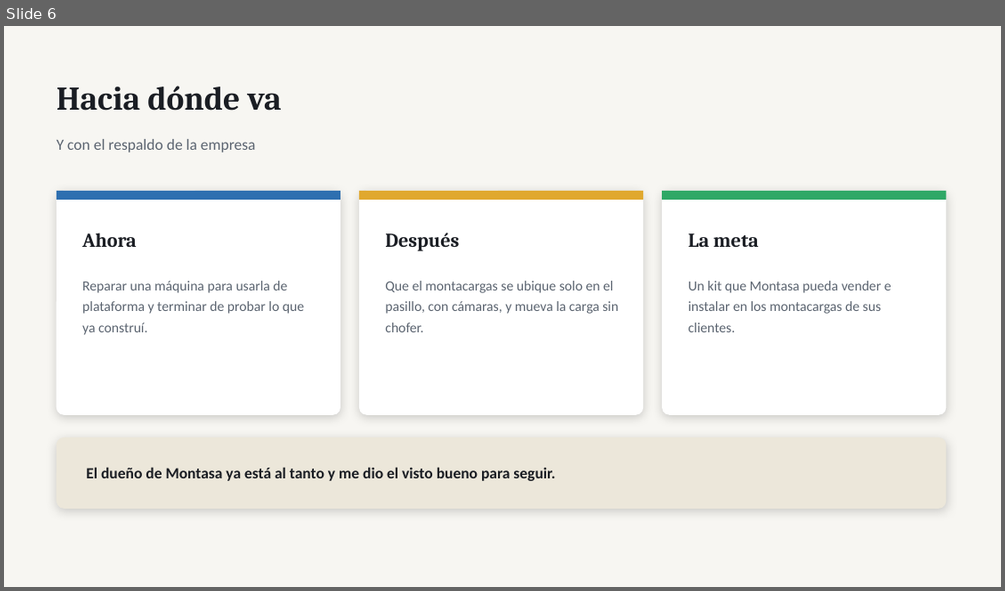
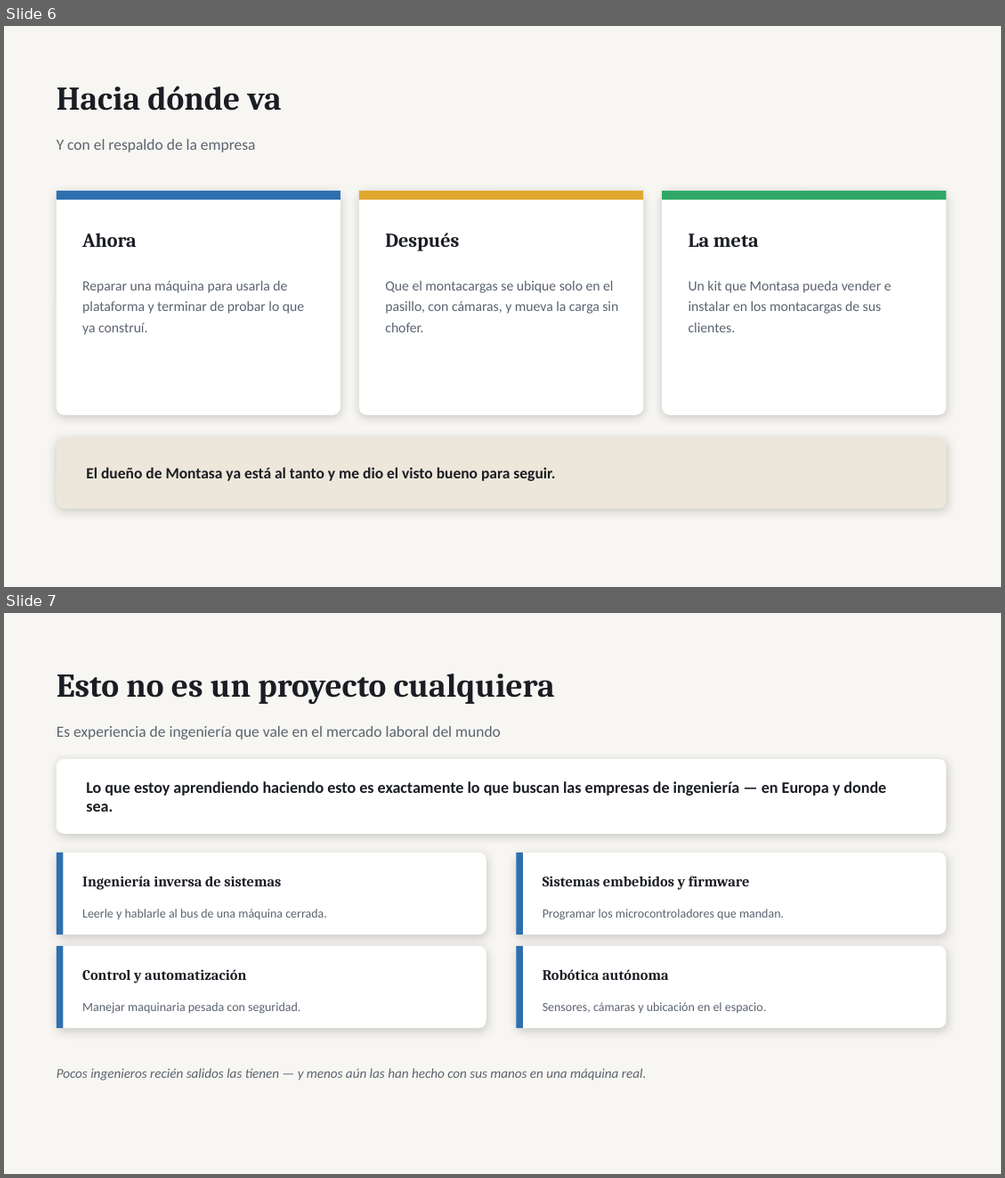
Before and after one commit to Rodzilla-TheCreator/tata, a slide deck: presentaciones/TaTa_Para_mis_papas.pptx. Shown one above the other, each under a label of ours: slide 6 before the commit, slides 6 and 7 after it. The pictures are 1005x591 and 1005x1178 pixels, drawn with LibreOffice and Linux fonts; fonts in the diff are those of the drawing. Boxes give left, top, right and bottom in pixels: in the first picture for what was removed or moved away, otherwise in the second. Text is boxed around its words. In the diff, an @@ line names an element or a change of style, - is before the commit and + after.

```diff
--- a/presentaciones/TaTa_Para_mis_papas.pptx
+++ b/presentaciones/TaTa_Para_mis_papas.pptx
@@ slide 7 added at [4, 613, 1001, 1174], background #F7F6F2 @@
@@ text added at [57, 674, 555, 704], 32 pt, text #1A1D23, bold @@
+Esto no es un proyecto cualquiera
@@ text added at [57, 726, 501, 739], 15 pt, text #5B6470 @@
+Es experiencia de ingeniería que vale en el mercado laboral del mundo
@@ rounded rectangle added at [57, 759, 947, 834], fill #FFFFFF @@
@@ text added at [86, 781, 886, 811], 15.5 pt, text #1A1D23, bold @@
+Lo que estoy aprendiendo haciendo esto es exactamente lo que buscan las empresas de ingeniería — en Europa y donde sea.
@@ rounded rectangle added at [57, 852, 486, 934], fill #FFFFFF @@
@@ rectangle added at [57, 852, 63, 934], fill #2E6FB0 @@
@@ rounded rectangle added at [517, 852, 947, 934], fill #FFFFFF @@
@@ rectangle added at [517, 852, 523, 934], fill #2E6FB0 @@
@@ text added at [82, 876, 281, 890], 14 pt, text #1A1D23, bold @@
+Ingeniería inversa de sistemas
@@ text added at [542, 876, 750, 890], 14 pt, text #1A1D23, bold @@
+Sistemas embebidos y firmware
@@ text added at [82, 908, 327, 919], 12 pt, text #5B6470 @@
+Leerle y hablarle al bus de una máquina cerrada.
@@ text added at [542, 908, 784, 920], 12 pt, text #5B6470 @@
+Programar los microcontroladores que mandan.
@@ rounded rectangle added at [57, 946, 486, 1028], fill #FFFFFF @@
@@ rectangle added at [57, 946, 63, 1028], fill #2E6FB0 @@
@@ rounded rectangle added at [517, 946, 947, 1028], fill #FFFFFF @@
@@ rectangle added at [517, 946, 523, 1028], fill #2E6FB0 @@
@@ text added at [82, 969, 246, 983], 14 pt, text #1A1D23, bold @@
+Control y automatización
@@ text added at [542, 969, 669, 980], 14 pt, text #1A1D23, bold @@
+Robótica autónoma
@@ text added at [82, 1002, 300, 1013], 12 pt, text #5B6470 @@
+Manejar maquinaria pesada con seguridad.
@@ text added at [542, 1002, 766, 1013], 12 pt, text #5B6470 @@
+Sensores, cámaras y ubicación en el espacio.
@@ text added at [57, 1068, 646, 1080], 13 pt, text #5B6470, italic @@
+Pocos ingenieros recién salidos las tienen — y menos aún las han hecho con sus manos en una máquina real.
```
Also in this commit, not shown: 1 slide changed, 2 other slides added, 5 other files.
